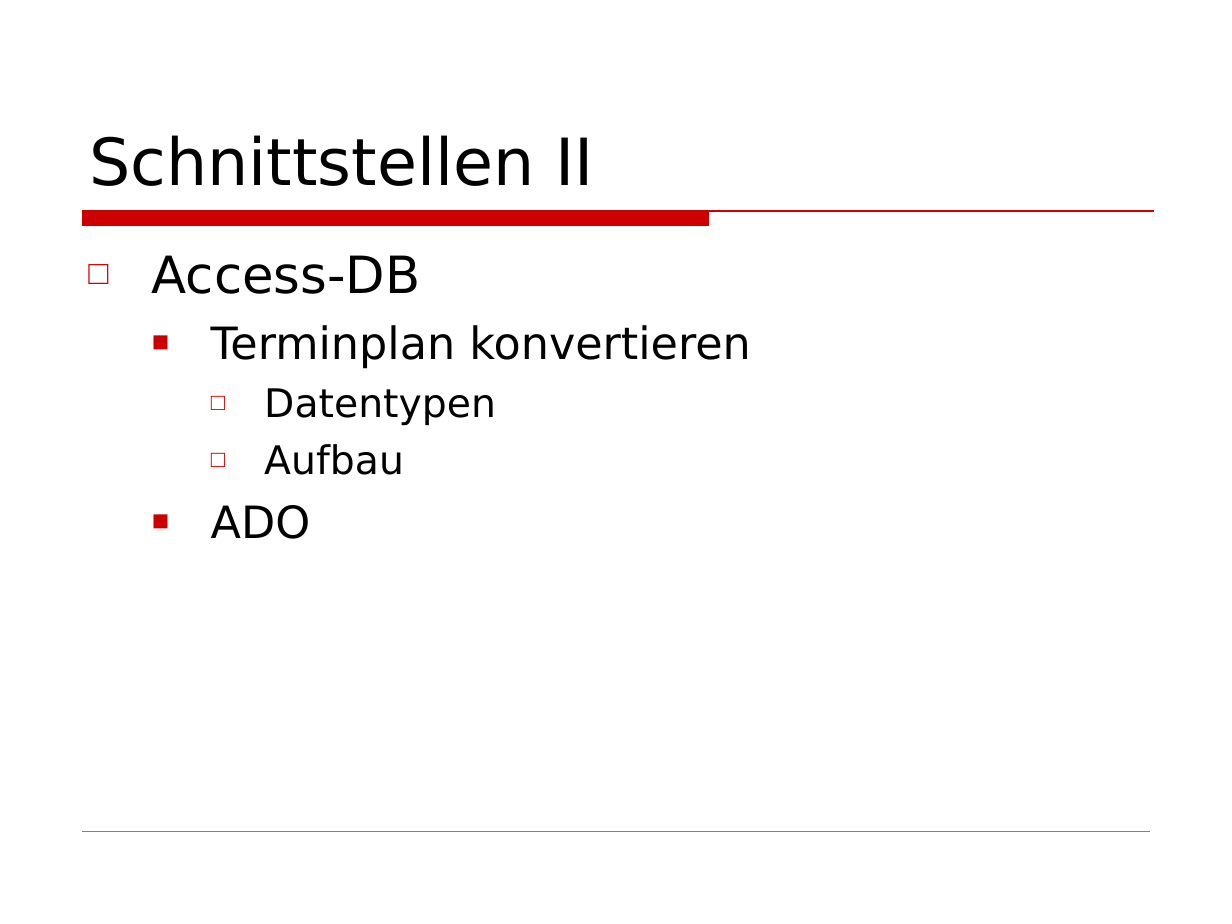
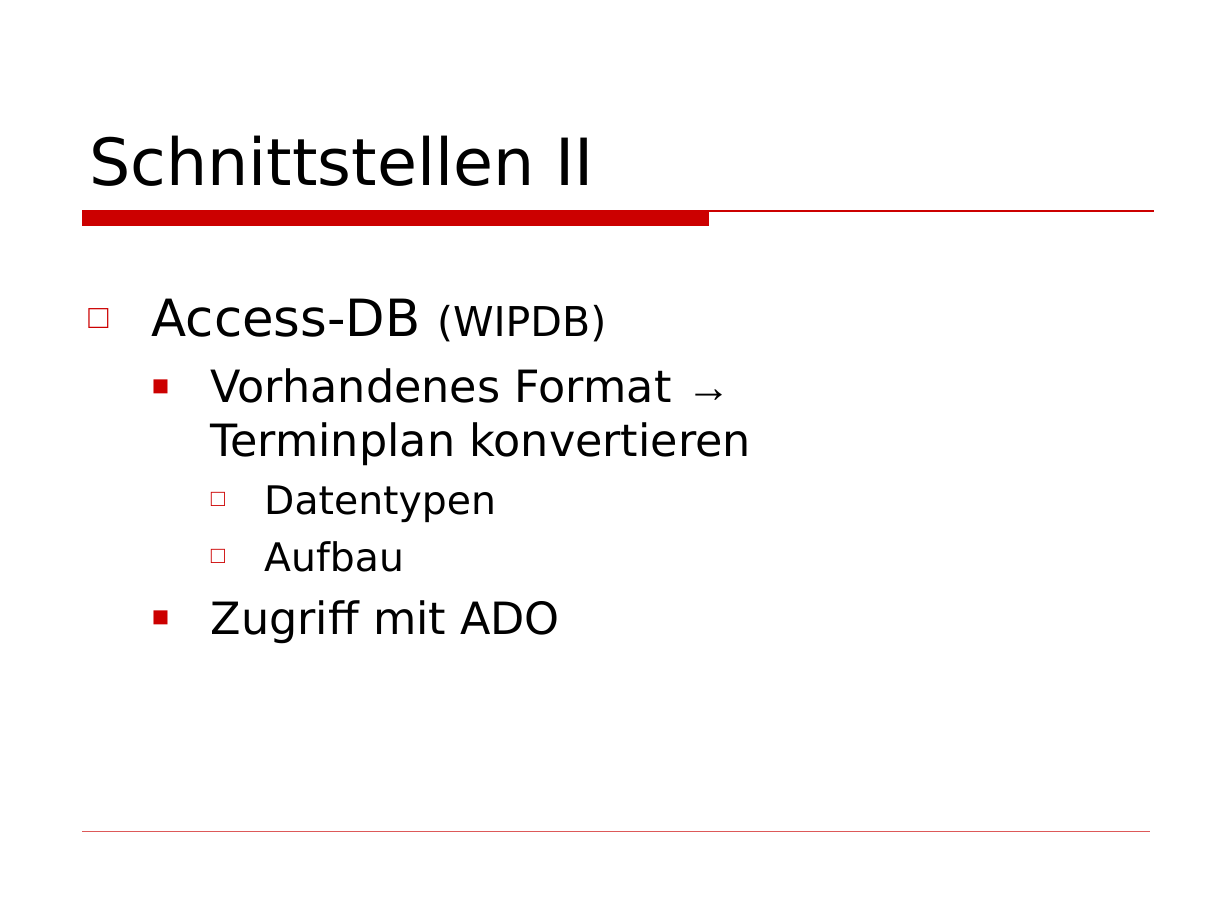
Before and after one commit to BackupTheBerlios/wiptp-svn, a slide deck: slide 11 of docs/Präsentation.ppt. Drawn at 1232x924 pixels with LibreOffice and Linux fonts; fonts in the diff are those of the drawing; background and template pictures are left out. Boxes give left, top, right and bottom in pixels: in the first picture for what was removed or moved away, otherwise in the second. Text is boxed around its words. In the diff, an @@ line names an element or a change of style, - is before the commit and + after.

Commit message:
Präsentation

```diff
--- a/docs/Präsentation.ppt
+++ b/docs/Präsentation.ppt
@@ text at [152,298,751,466]: text changed @@
-□ Access-DB
-  ■ Terminplan konvertieren
+□ Access-DB (WIPDB)
+  ■ Vorhandenes Format →
+    Terminplan konvertieren
@@ text at [211,600,560,644]: text changed @@
-  ■ ADO
+  ■ Zugriff mit ADO
```
Also in this commit, not shown: 6 other slides changed, 3 slides added, 3 slides removed, 1 other file.
